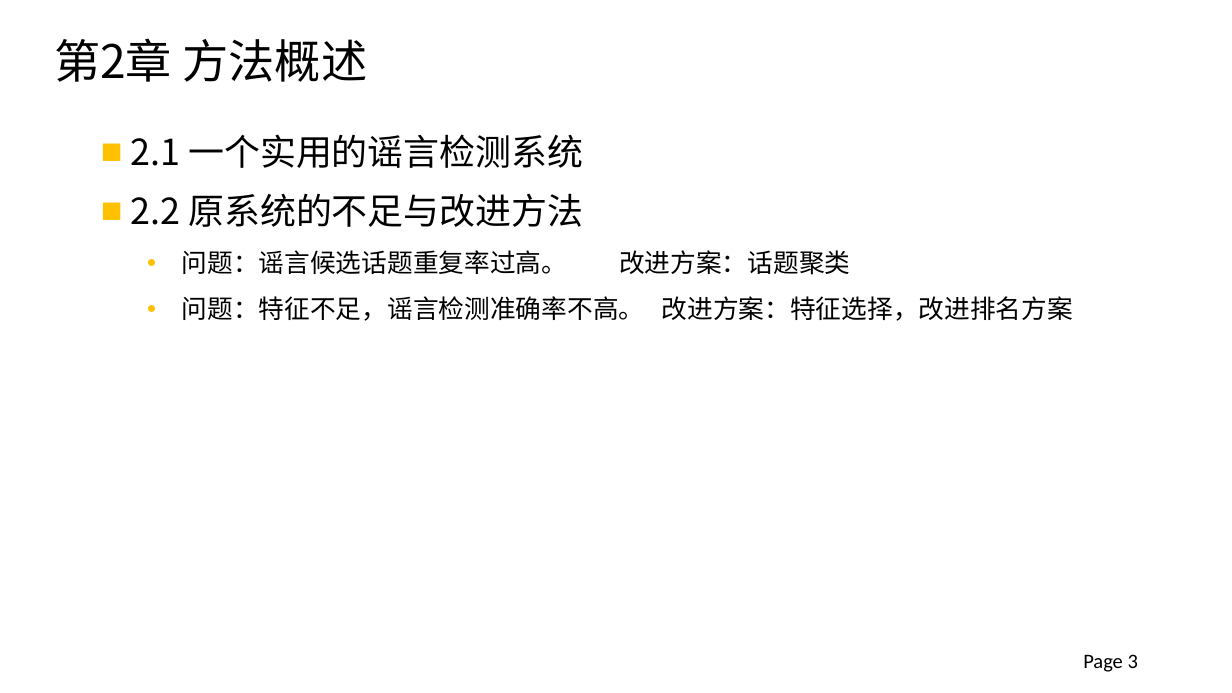
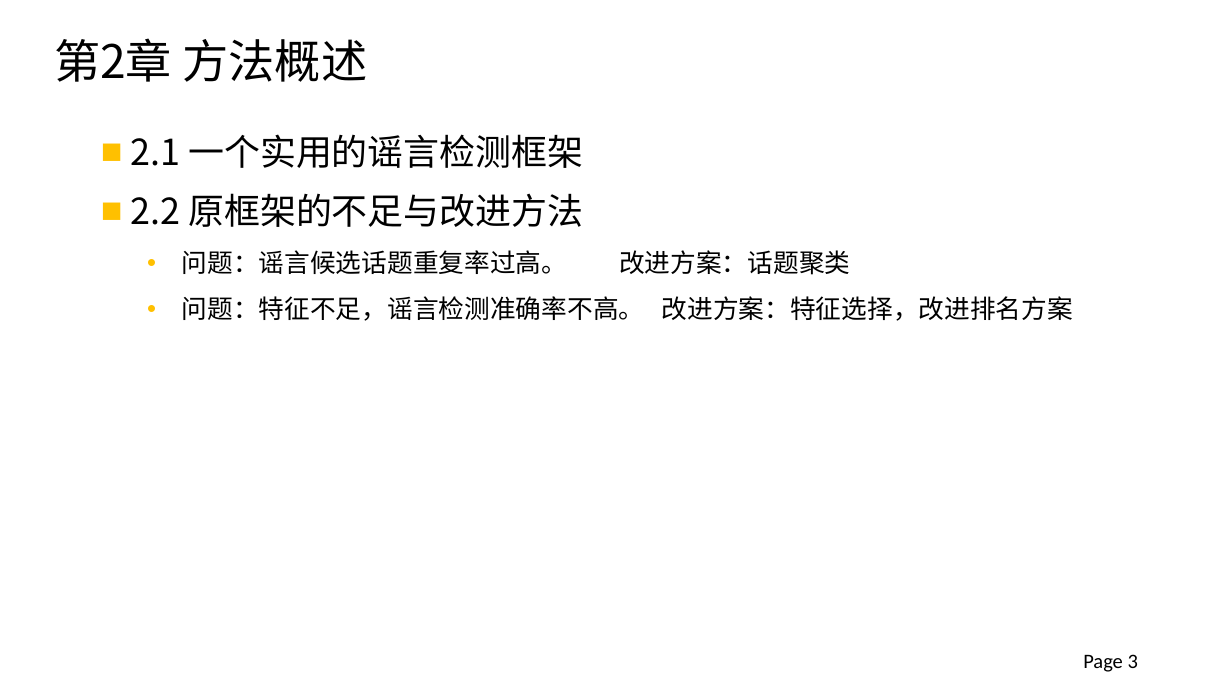
Before and after one commit to xinke0802/DataProcess, a slide deck: slide 3 of 2012013297_钟仰新_毕设论文答辩.pptx. Drawn at 1232x693 pixels with LibreOffice and Linux fonts; fonts in the diff are those of the drawing; background and template pictures are left out. Boxes give left, top, right and bottom in pixels: in the first picture for what was removed or moved away, otherwise in the second. Text is boxed around its words. In the diff, an @@ line names an element or a change of style, - is before the commit and + after.

```diff
--- a/2012013297_钟仰新_毕设论文答辩.pptx
+++ b/2012013297_钟仰新_毕设论文答辩.pptx
@@ text at <box>131,134,583,227</box>: text changed @@
-■ 2.1 一个实用的谣言检测系统
-■ 2.2 原系统的不足与改进方法
+■ 2.1 一个实用的谣言检测框架
+■ 2.2 原框架的不足与改进方法
```
Also in this commit, not shown: 11 other slides changed, 1 other file.
